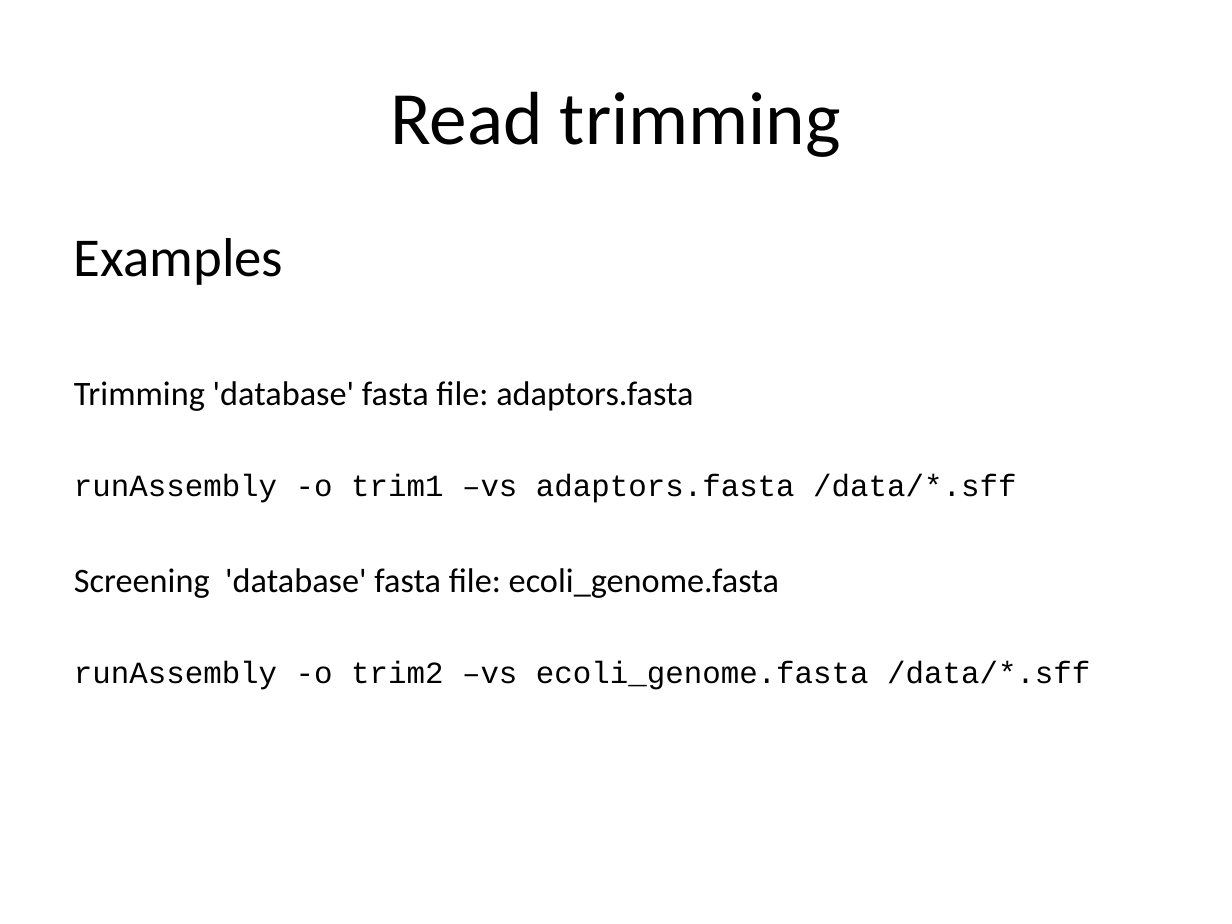
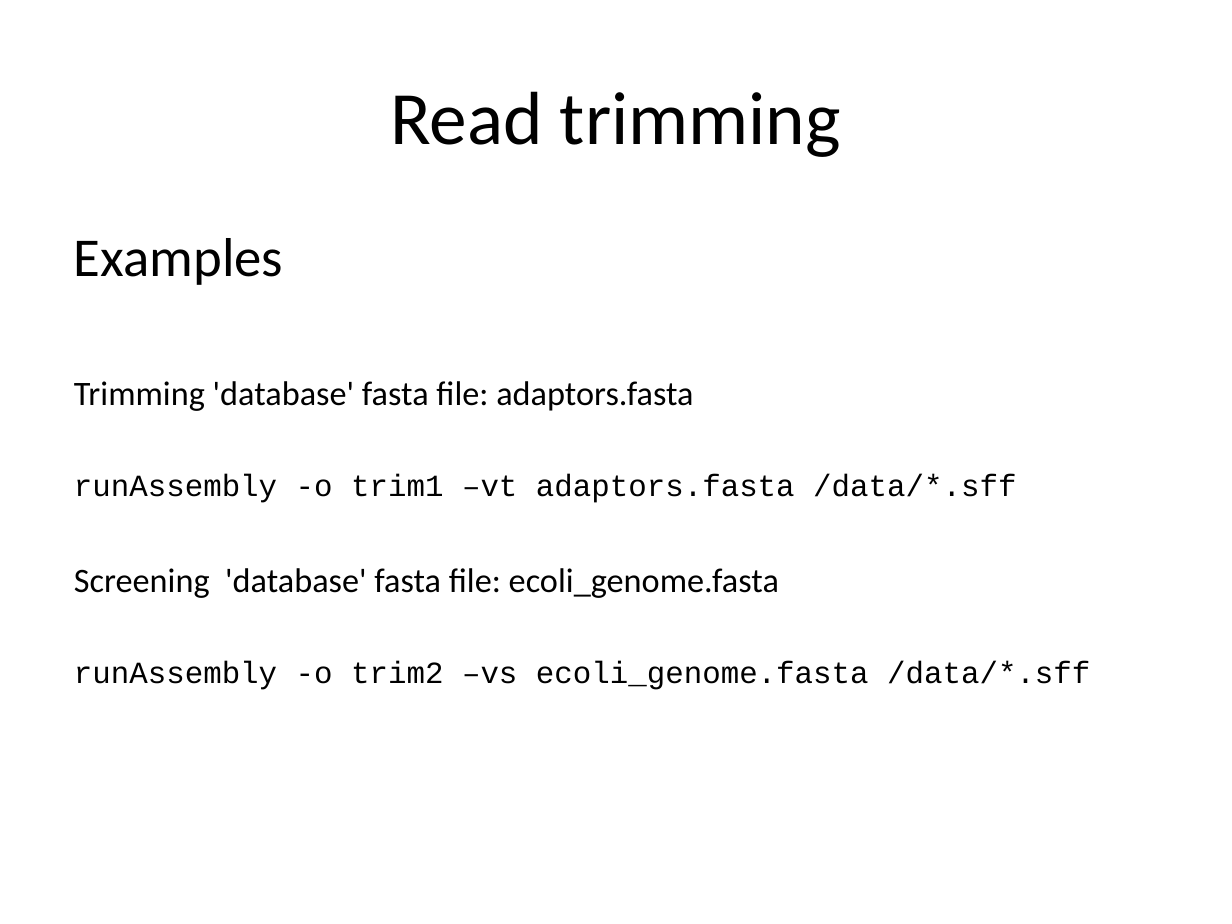
Before and after one commit to lexnederbragt/denovo-assembly-tutorial, a slide deck: slide 13 of presentations/Practical_2_de_novo_assembly_of_454_reads_with_Newbler.pptx. Drawn at 1232x924 pixels with LibreOffice and Linux fonts; fonts in the diff are those of the drawing. Boxes give left, top, right and bottom in pixels: in the first picture for what was removed or moved away, otherwise in the second. Text is boxed around its words. In the diff, an @@ line names an element or a change of style, - is before the commit and + after.

Commit message:
Updated slides

```diff
--- a/presentations/Practical_2_de_novo_assembly_of_454_reads_with_Newbler.pptx
+++ b/presentations/Practical_2_de_novo_assembly_of_454_reads_with_Newbler.pptx
@@ text at (74,474,1016,503): text changed @@
-runAssembly -o trim1 –vs adaptors.fasta /data/*.sff
+runAssembly -o trim1 –vt adaptors.fasta /data/*.sff
```
Also in this commit, not shown: 2 other slides changed, 5 other files.
